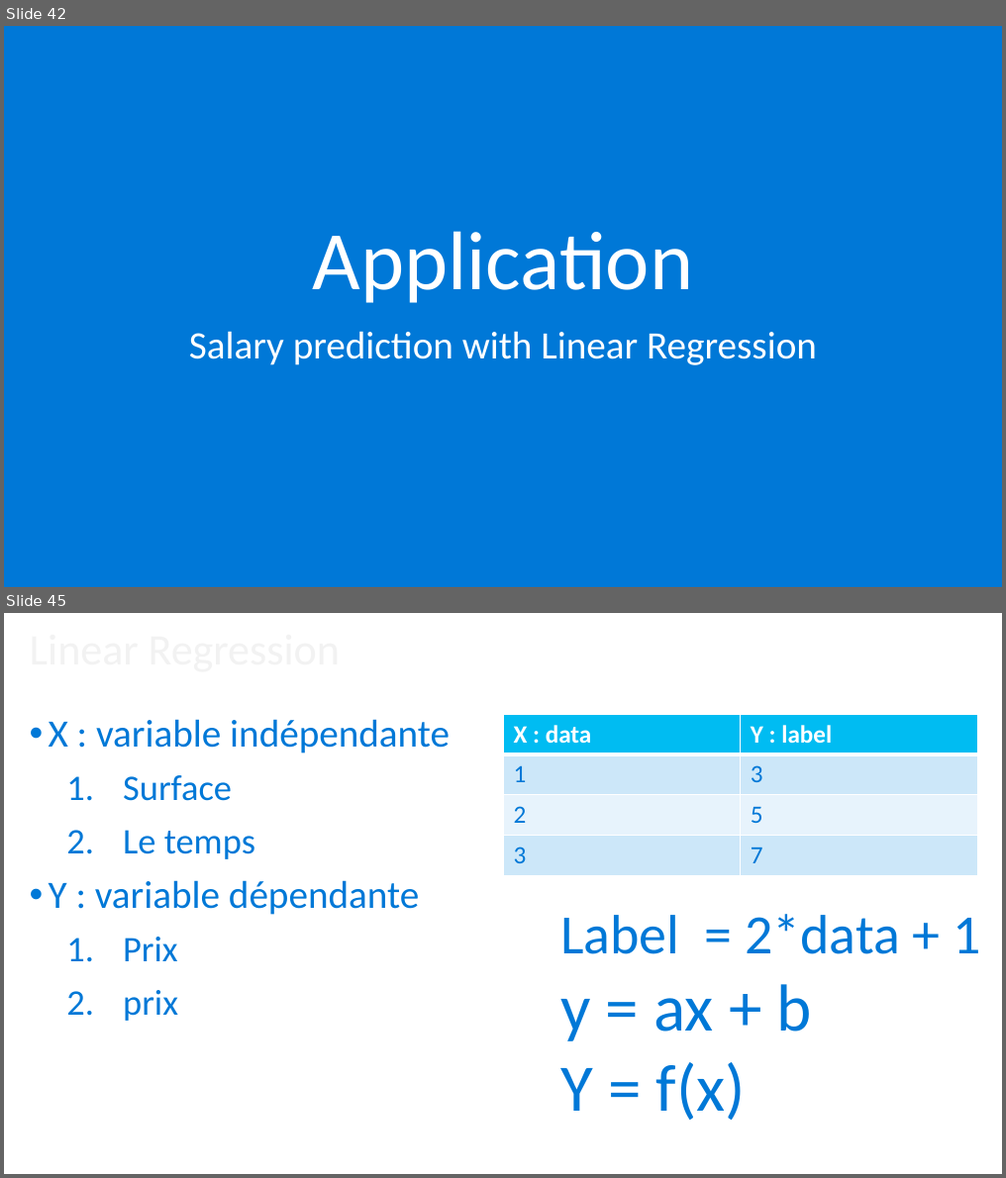
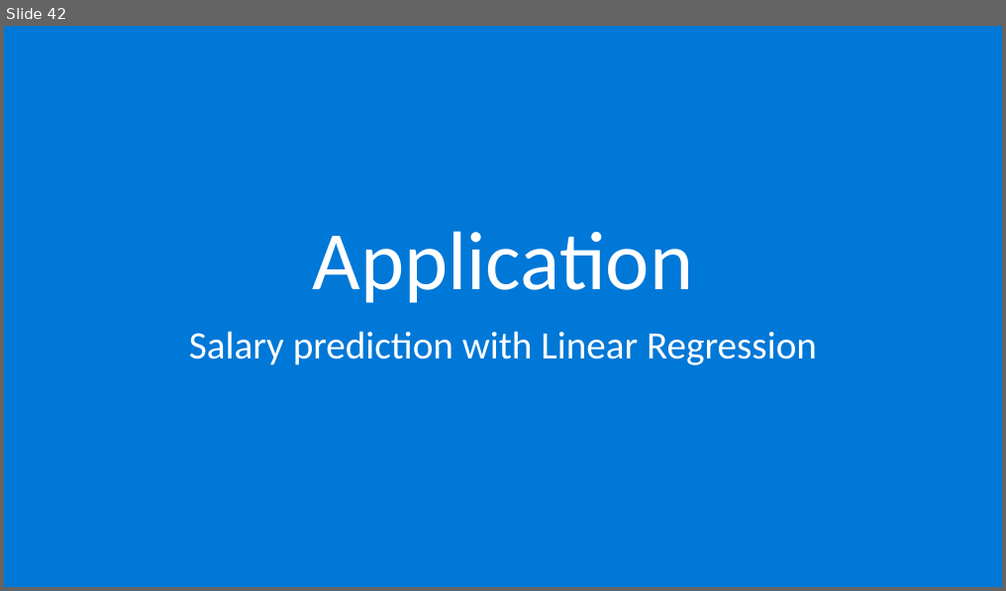
Before and after one commit to nathanbangwa243/Linear-Algebra2, a slide deck: Linear-Algebra2.pptx. Shown one above the other, each under a label of ours: slides 42 and 45 before the commit, slide 42 after it; the slides between them are not shown. The pictures are 1006x1178 and 1006x591 pixels, drawn with LibreOffice and Linux fonts; fonts in the diff are those of the drawing; background and template pictures are left out. Boxes give left, top, right and bottom in pixels: in the first picture for what was removed or moved away, otherwise in the second. Text is boxed around its words. In the diff, an @@ line names an element or a change of style, - is before the commit and + after.

```diff
--- a/Linear-Algebra2.pptx
+++ b/Linear-Algebra2.pptx
@@ slide 45 removed at (x1=4, y1=613, x2=1002, y2=1174), background picture (left out) @@
@@ title removed at (x1=29, y1=628, x2=858, y2=671) @@
-Linear Regression
@@ text removed at (x1=49, y1=719, x2=450, y2=1021) @@
-• X : variable indépendante
-  1. Surface
-  2. Le temps
-• Y : variable dépendante
-  1. Prix
-  2. prix
@@ table removed at (x1=504, y1=714, x2=979, y2=875), 4 rows, 2 columns @@
-X : data | Y : label
-1 | 3
-2 | 5
-3 | 7
@@ text removed at (x1=560, y1=914, x2=980, y2=1120) @@
-Label = 2*data + 1
-y = ax + b
-Y = f(x)
```
Also in this commit, not shown: 3 slides changed, 5 other slides removed.
